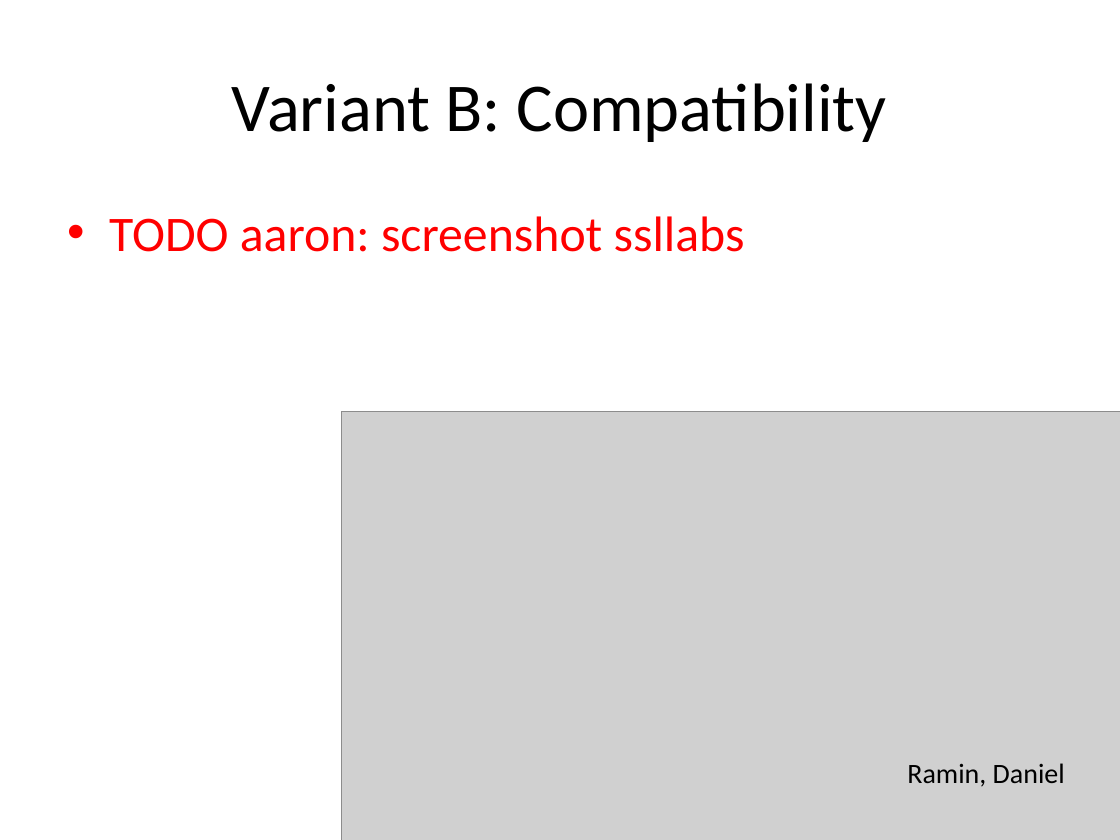
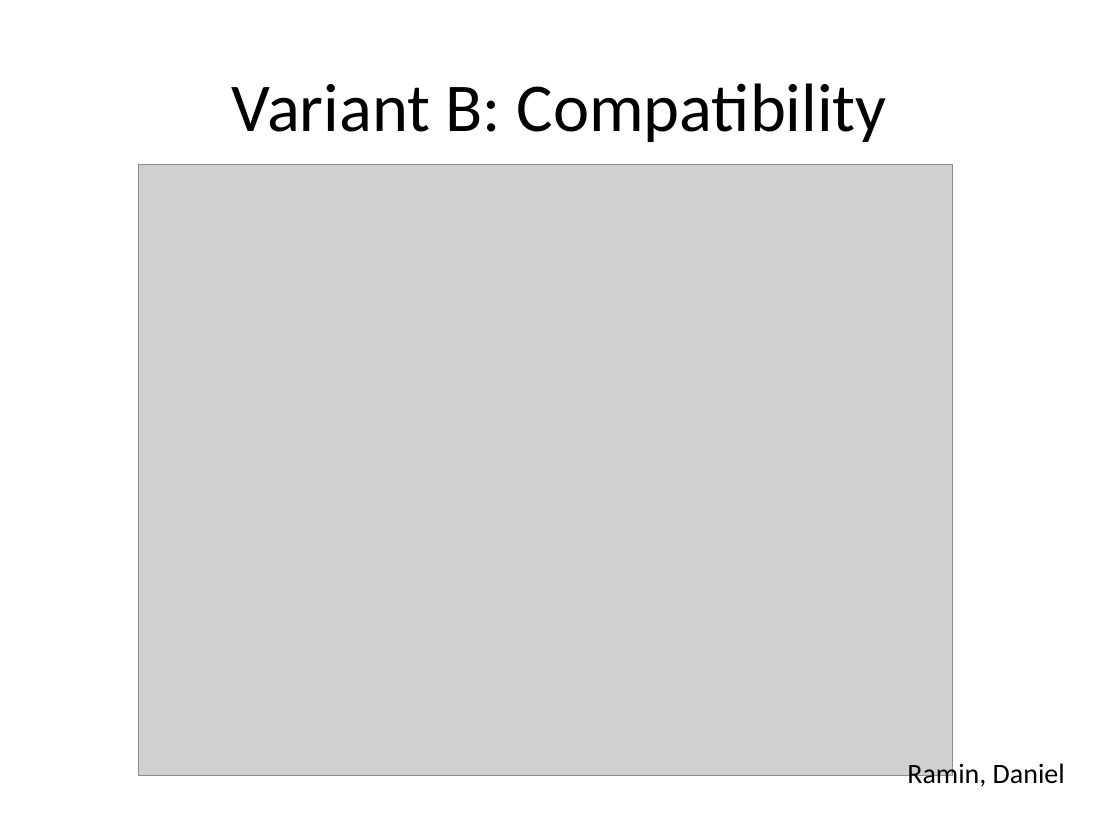
Before and after one commit to BetterCrypto/Applied-Crypto-Hardening, a slide deck: slide 24 of presentations/20131122-Deepsec-ACH project.pptx (slide 22 before the commit). Drawn at 1120x840 pixels with LibreOffice and Linux fonts; fonts in the diff are those of the drawing; grey boxes stand for pictures. Boxes give left, top, right and bottom in pixels: in the first picture for what was removed or moved away, otherwise in the second. Text is boxed around its words. In the diff, an @@ line names an element or a change of style, - is before the commit and + after.

```diff
--- a/presentations/20131122-Deepsec-ACH project.pptx
+++ b/presentations/20131122-Deepsec-ACH project.pptx
@@ picture: place and size @@
-picture at bbox=[342, 412, 1120, 840]
+picture at bbox=[139, 165, 953, 775]
@@ text removed at bbox=[109, 216, 745, 252] @@
-• TODO aaron: screenshot ssllabs
```
Also in this commit, not shown: 12 other slides changed, 7 slides added.
